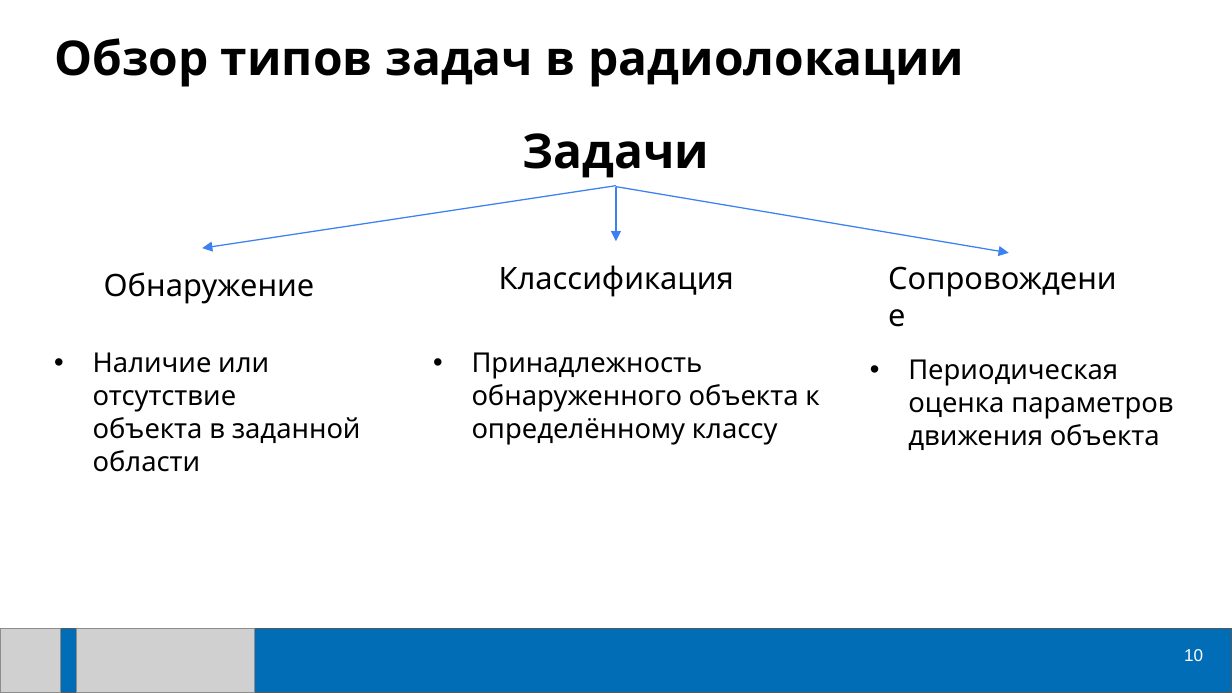
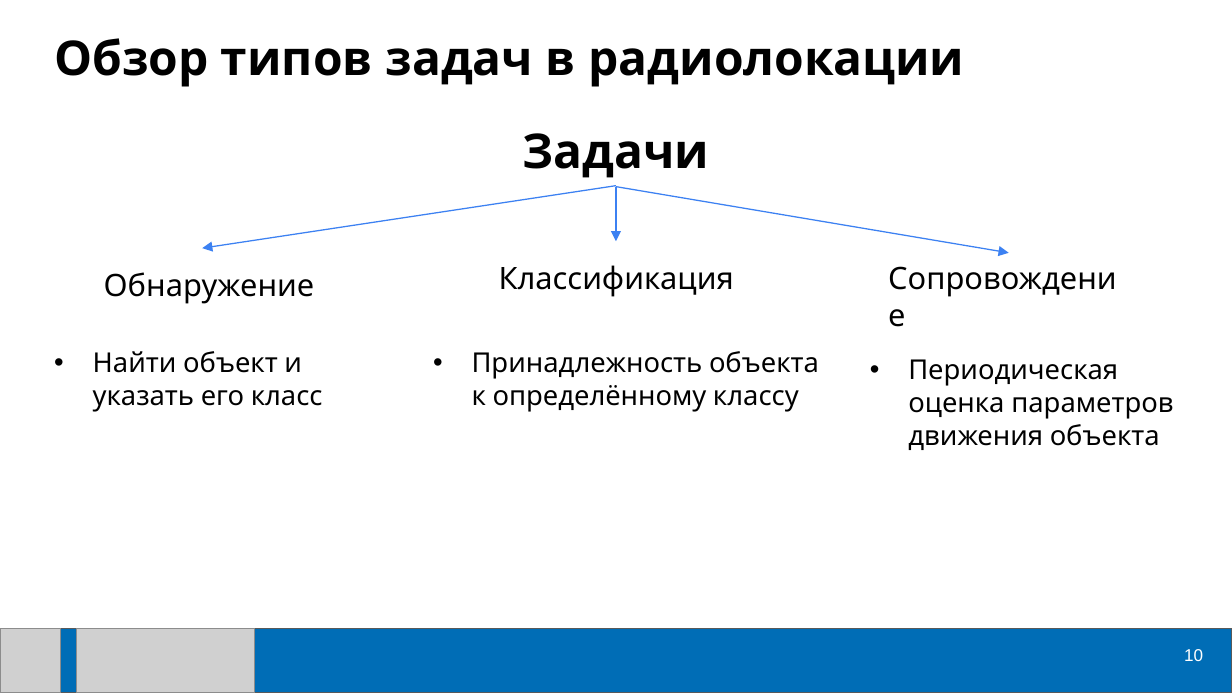
Before and after one commit to ml-dafe/ML_radiolocation_MIPT, a slide deck: slide 10 of Лекции/Лекция_01.pptx. Drawn at 1232x693 pixels with LibreOffice and Linux fonts; fonts in the diff are those of the drawing; grey boxes stand for pictures. Boxes give left, top, right and bottom in pixels: in the first picture for what was removed or moved away, otherwise in the second. Text is boxed around its words. In the diff, an @@ line names an element or a change of style, - is before the commit and + after.

```diff
--- a/Лекции/Лекция_01.pptx
+++ b/Лекции/Лекция_01.pptx
@@ text at [93, 351, 323, 412]: text changed @@
-• Наличие или отсутствие объекта в заданной области
+• Найти объект и указать его класс
@@ text at [472, 351, 819, 412]: text changed @@
-• Принадлежность обнаруженного объекта к определённому классу
+• Принадлежность объекта к определённому классу
```
Also in this commit, not shown: 4 other slides changed, 5 slides added, 1 slide removed.
